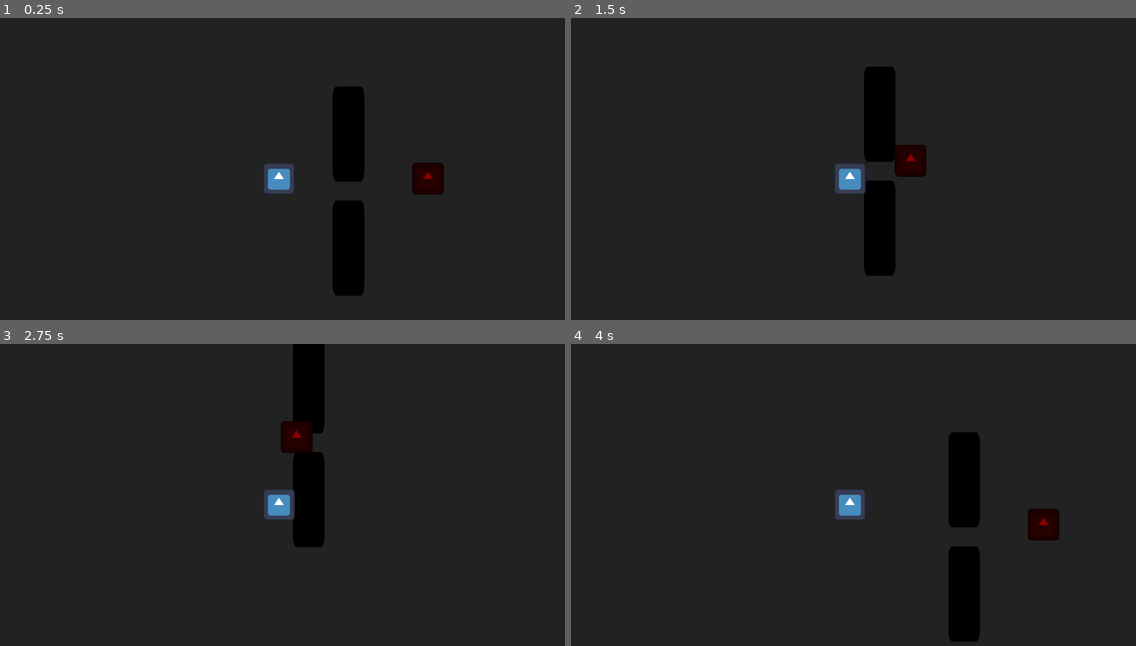
Above: before the commit, frames 1-4 (two rows, left to right).
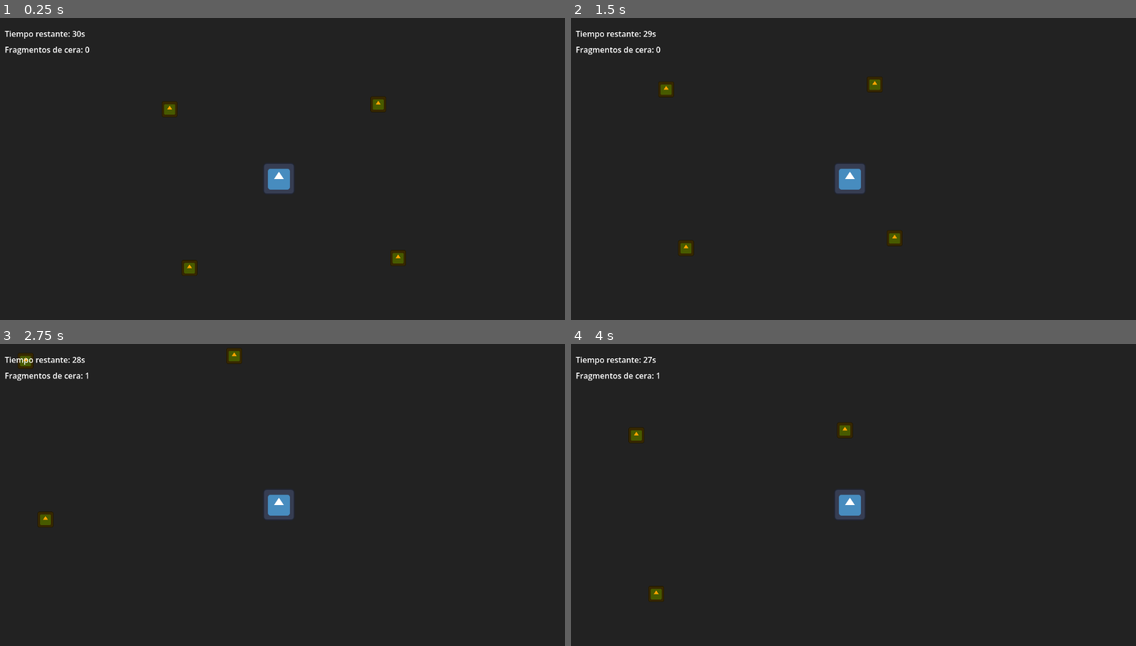
Above: after the commit, the same moments.

Repository: rualesana-046/Proyecto_videojuego_2D
Game: Godot game, scene res://scenes/levels/Level3.tscn
The game is run twice, just before and just after one commit, with the same random seed, the same clock (stepped at 60 frames per second) and the same inputs. Before the commit the project starts from res://scenes/levels/Level2.tscn. The engine's default icon, where the game draws it, is replaced by a stand-in: a white triangle on a blue panel in a dark square.
Inputs:
- Up to frame 1 (0.25 s): no input
- Up to frame 2 (1.5 s): tap Enter at 0.5 s; hold D (move_right) 0.53-1.28 s; hold E (interact) 0.53-1.28 s; hold S (move_down) from 1.28 s (still down); tap Q (toggle_notebook) at 1.35 s
- Up to frame 3 (2.75 s): release S (move_down) at 2.03 s; hold D (move_right) from 2.03 s (still down); hold E (interact) from 2.03 s (still down)
- Up to frame 4 (4 s): release D (move_right) at 2.78 s; release E (interact) at 2.78 s; hold W (move_up) 2.78-3.53 s; tap Q (toggle_notebook) at 2.85 s; hold A (move_left) from 3.53 s (still down); hold E (interact) from 3.53 s (still down)

The runs differ from the first frame. In frame 1, 4.9% of the frame differs, in the area x 0-79%, y 4-92%; in frame 2, 4.7%; in frame 3, 4.5%; in frame 4, 4.8%.

Commit message:
feat: implement level 3 time management and resource collection

Diff:
--- a/autoloads/WorldState.gd
+++ b/autoloads/WorldState.gd
@@ -1,11 +1,23 @@
 extends Node
 
 signal notebook_state_changed(is_active: bool)
+signal wax_fragment_collected(total: int)
 
 var state: Dictionary = {}
 var is_notebook_active: bool = false
+var wax_fragments: int = 0
 
 
 func toggle_notebook() -> void:
 	is_notebook_active = not is_notebook_active
 	notebook_state_changed.emit(is_notebook_active)
+
+
+func add_wax_fragment() -> void:
+	wax_fragments += 1
+	wax_fragment_collected.emit(wax_fragments)
+
+
+func reset_wax_fragments() -> void:
+	wax_fragments = 0
+	wax_fragment_collected.emit(wax_fragments)
--- a/project.godot
+++ b/project.godot
@@ -15,7 +15,7 @@
 [application]
 
 config/name="El Protector de las Páginas en Blanco"
-run/main_scene="res://scenes/levels/Level2.tscn"
+run/main_scene="res://scenes/levels/Level3.tscn"
 config/features=PackedStringArray("4.7", "GL Compatibility")
 config/icon="res://icon.svg"
 
--- /dev/null
+++ b/scenes/entities/WaxFragment.gd
@@ -0,0 +1,18 @@
+class_name WaxFragment
+extends Area2D
+
+var _is_collected: bool = false
+
+
+func _ready() -> void:
+	body_entered.connect(_on_body_entered)
+
+
+func _on_body_entered(body: Node2D) -> void:
+	if _is_collected:
+		return
+
+	if body is Player:
+		_is_collected = true
+		WorldState.add_wax_fragment()
+		queue_free()
--- /dev/null
+++ b/scenes/entities/WaxFragment.tscn
@@ -0,0 +1,18 @@
+[gd_scene load_steps=4 format=3 uid="uid://j4n9q2x6m8p1w"]
+
+[ext_resource type="Script" path="res://scenes/entities/WaxFragment.gd" id="1_wax_fragment_script"]
+[ext_resource type="Texture2D" path="res://icon.svg" id="2_wax_fragment_icon"]
+
+[sub_resource type="CircleShape2D" id="CircleShape2D_pickup"]
+radius = 20.0
+
+[node name="WaxFragment" type="Area2D"]
+script = ExtResource("1_wax_fragment_script")
+
+[node name="Sprite2D" type="Sprite2D" parent="."]
+modulate = Color(1, 0.647059, 0, 1)
+scale = Vector2(0.25, 0.25)
+texture = ExtResource("2_wax_fragment_icon")
+
+[node name="CollisionShape2D" type="CollisionShape2D" parent="."]
+shape = SubResource("CircleShape2D_pickup")
--- /dev/null
+++ b/scenes/levels/Level3.gd
@@ -0,0 +1,31 @@
+class_name Level3
+extends Node2D
+
+@onready var level_timer: Timer = $LevelTimer
+@onready var timer_label: Label = $HUD/TimerLabel
+@onready var fragments_label: Label = $HUD/FragmentsLabel
+
+
+func _ready() -> void:
+	level_timer.timeout.connect(_on_level_timer_timeout)
+	WorldState.wax_fragment_collected.connect(_on_wax_fragment_collected)
+	_on_wax_fragment_collected(WorldState.wax_fragments)
+	_update_timer_display()
+
+
+func _process(_delta: float) -> void:
+	_update_timer_display()
+
+
+func _update_timer_display() -> void:
+	var remaining_seconds: int = ceili(level_timer.time_left)
+	timer_label.text = "Tiempo restante: %ds" % remaining_seconds
+
+
+func _on_wax_fragment_collected(total: int) -> void:
+	fragments_label.text = "Fragmentos de cera: %d" % total
+
+
+func _on_level_timer_timeout() -> void:
+	WorldState.reset_wax_fragments()
+	get_tree().reload_current_scene()
--- /dev/null
+++ b/scenes/levels/Level3.tscn
@@ -0,0 +1,50 @@
+[gd_scene load_steps=4 format=3 uid="uid://m7p2r5x8n1q4w"]
+
+[ext_resource type="Script" path="res://scenes/levels/Level3.gd" id="1_level3_script"]
+[ext_resource type="PackedScene" uid="uid://b8m3x7p2laq1w" path="res://scenes/entities/Player.tscn" id="2_player_scene"]
+[ext_resource type="PackedScene" uid="uid://j4n9q2x6m8p1w" path="res://scenes/entities/WaxFragment.tscn" id="3_wax_fragment_scene"]
+
+[node name="Level3" type="Node2D"]
+script = ExtResource("1_level3_script")
+
+[node name="Background" type="ColorRect" parent="."]
+offset_left = -1000.0
+offset_top = -1000.0
+offset_right = 1000.0
+offset_bottom = 1000.0
+color = Color(0.133333, 0.133333, 0.133333, 1)
+
+[node name="WaxFragment1" parent="." instance=ExtResource("3_wax_fragment_scene")]
+position = Vector2(200, -150)
+
+[node name="WaxFragment2" parent="." instance=ExtResource("3_wax_fragment_scene")]
+position = Vector2(-220, -140)
+
+[node name="WaxFragment3" parent="." instance=ExtResource("3_wax_fragment_scene")]
+position = Vector2(-180, 180)
+
+[node name="WaxFragment4" parent="." instance=ExtResource("3_wax_fragment_scene")]
+position = Vector2(240, 160)
+
+[node name="Player" parent="." instance=ExtResource("2_player_scene")]
+
+[node name="LevelTimer" type="Timer" parent="."]
+wait_time = 30.0
+one_shot = true
+autostart = true
+
+[node name="HUD" type="CanvasLayer" parent="."]
+
+[node name="TimerLabel" type="Label" parent="HUD"]
+offset_left = 24.0
+offset_top = 20.0
+offset_right = 260.0
+offset_bottom = 46.0
+text = "Tiempo restante: 30s"
+
+[node name="FragmentsLabel" type="Label" parent="HUD"]
+offset_left = 24.0
+offset_top = 52.0
+offset_right = 260.0
+offset_bottom = 78.0
+text = "Fragmentos de cera: 0"
